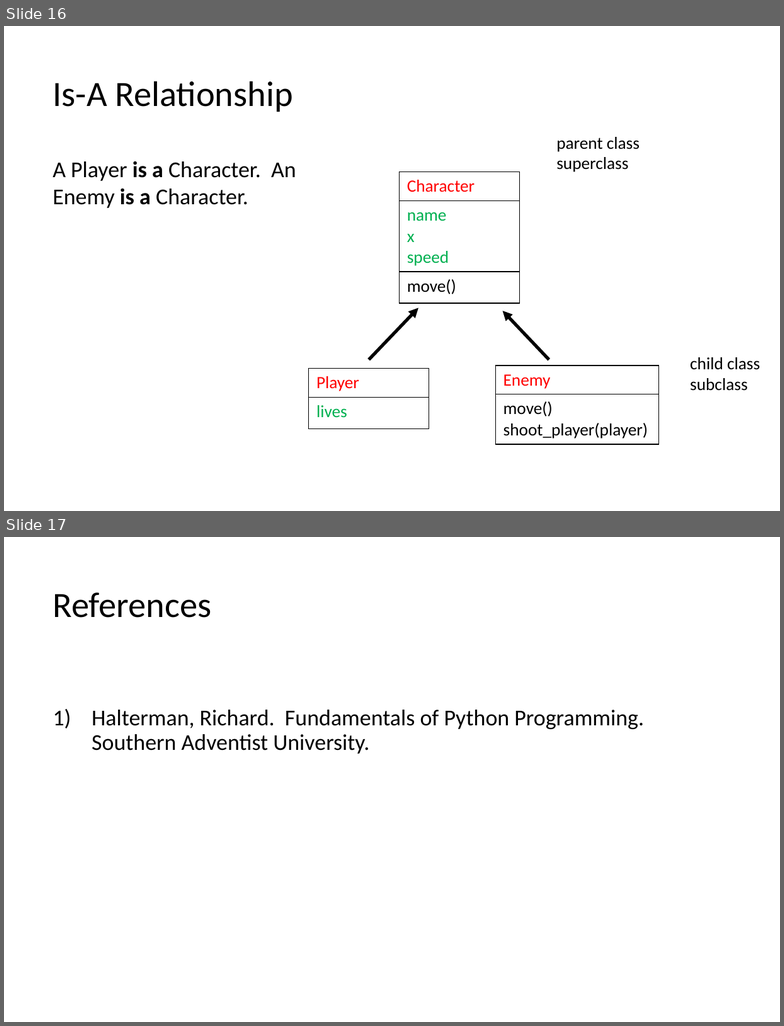
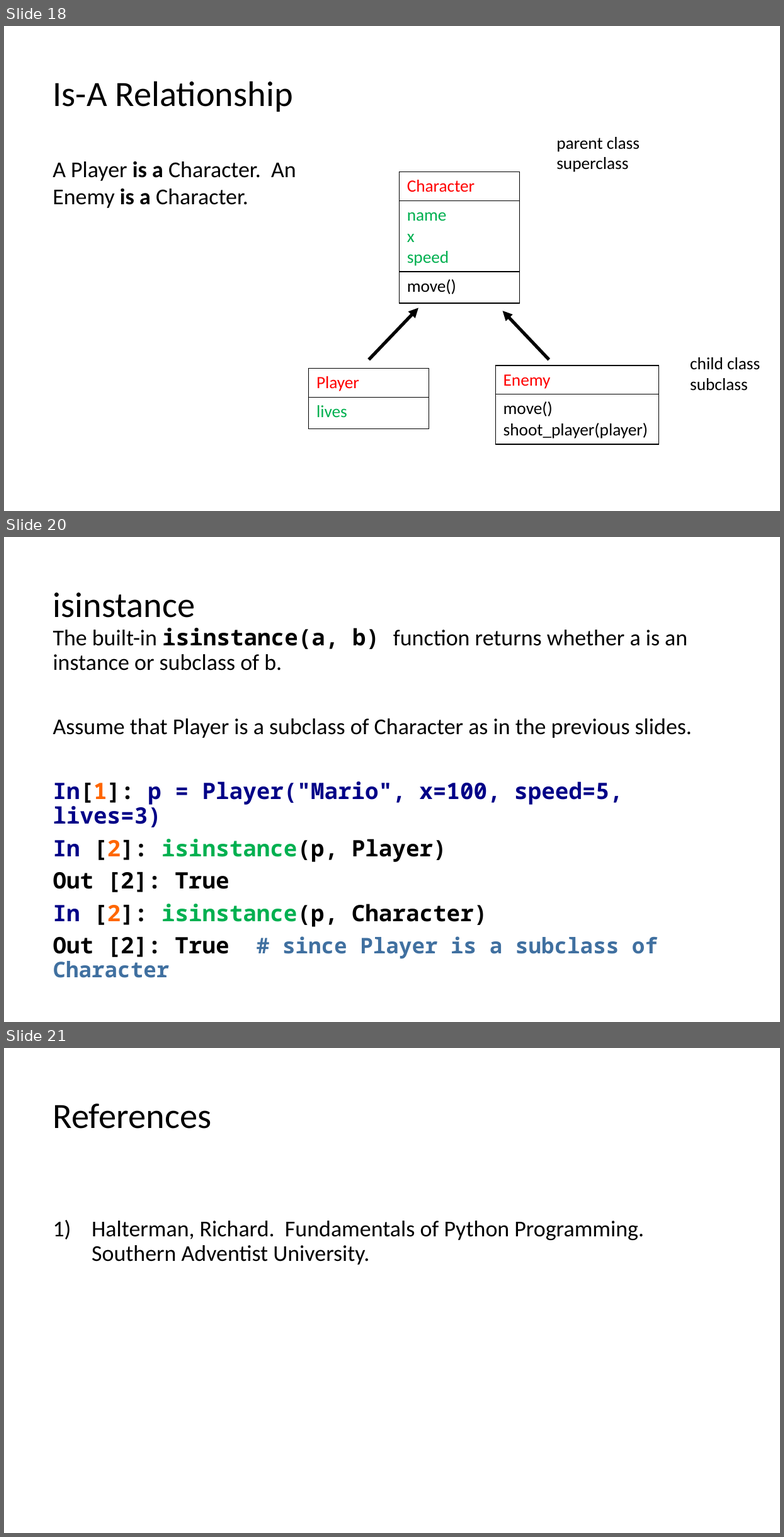
Before and after one commit to LongBaoNguyen/longbaonguyen.github.io, a slide deck: courses/apcsp/lect9.pptx. Shown one above the other, each under a label of ours: slides 16 and 17 before the commit, slides 18, 20 and 21 after it; the slides between them are not shown. The pictures are 784x1026 and 784x1537 pixels, drawn with LibreOffice and Linux fonts; fonts in the diff are those of the drawing. Boxes give left, top, right and bottom in pixels: in the first picture for what was removed or moved away, otherwise in the second. Text is boxed around its words. In the diff, an @@ line names an element or a change of style, - is before the commit and + after.

```diff
--- a/courses/apcsp/lect9.pptx
+++ b/courses/apcsp/lect9.pptx
@@ slide 20 added at (4,537,780,1022), background #FFFFFF @@
@@ title added at (53,592,196,618), 33 pt, text #000000 @@
+isinstance
@@ text added at (53,628,692,978), 21 pt, text #000000, bold @@
+The built-in isinstance(a, b) function returns whether a is an instance or subclass of b.
+Assume that Player is a subclass of Character as in the previous slides.
+In[1]: p = Player("Mario", x=100, speed=5, lives=3)
+In [2]: isinstance(p, Player)
+Out [2]: True
+In [2]: isinstance(p, Character)
+Out [2]: True # since Player is a subclass of Character
@@ what was slide 16 is now slide 18 @@
@@ what was slide 17 is now slide 21 @@
```
Also in this commit, not shown: 6 slides changed, 3 other slides added, 6 other files.
